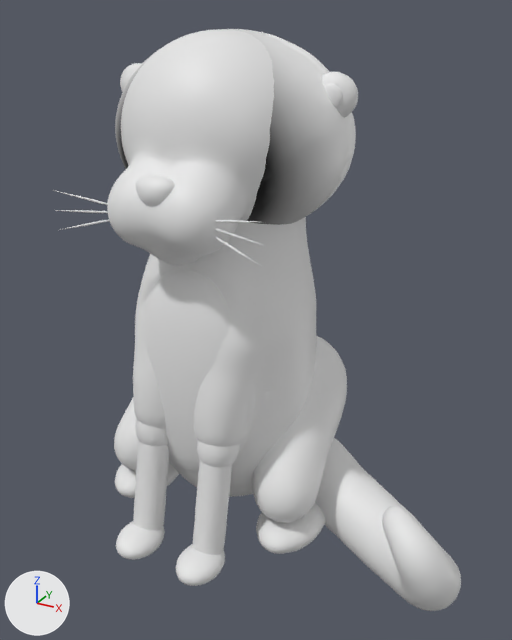
The glTF model client/src/avatar/models/otter.glb as it was, and as the next commit left it.
The view is the same before and after, from a 50 mm lens placed at (1.89, -3.07, 0.57), pointed at (0.28, -0.14, -0.89). The axes (+X, +Y, +Z) are drawn at lower left. The lights are the same throughout. The older version comes first. Where no turn or scale is listed for an object, it has been applied to the vertices. Vertices at exactly the same position are counted once.

The first picture shows 'arm_L_upper', 'arm_R_upper', 'chest', 'face', 'foot_L_pad', 'foot_R_pad', 'forearm_L_fur', 'forearm_L_paw', 'forearm_R_fur', 'forearm_R_paw', 'head_fur', 'tail_fur', 'thigh_L', 'thigh_R', 'torso' and 11 more.
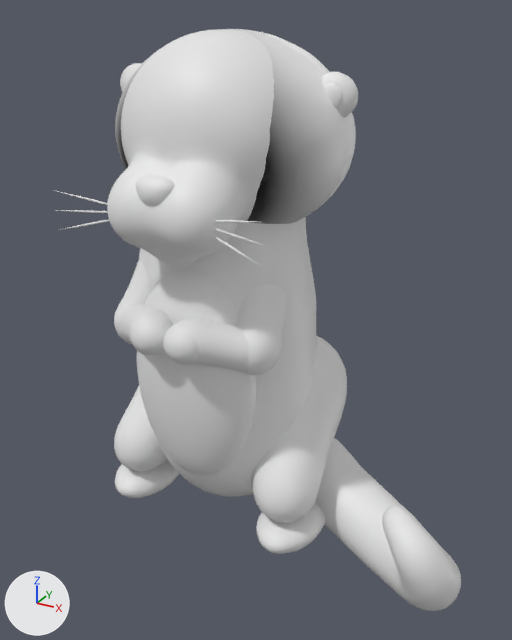
Location of each change, [x1, y1, x2, y2] in pixels of the pictures (512 x 640 px; the box of a moved part takes in the faces that stretch with it):
'torso', reshaped
    before: [133, 217, 317, 497]
    after: [139, 217, 317, 497]
'forearm_R_fur', reshaped
    before: [192, 460, 232, 555]
    after: [176, 318, 249, 372]
'arm_R_upper', reshaped
    before: [197, 440, 240, 467]
    after: [236, 284, 287, 375]
'forearm_L_fur', reshaped (51% wider, 56% shorter)
    before: [133, 440, 169, 530]
    after: [118, 304, 173, 343]
'forearm_R_paw', reshaped
    before: [176, 544, 225, 586]
    after: [163, 324, 198, 365]
'forearm_L_paw', reshaped
    before: [116, 521, 165, 560]
    after: [130, 317, 170, 356]
'arm_L_upper', reshaped
    before: [135, 419, 168, 446]
    after: [114, 259, 149, 344]
part 2 of me_forearm_l_fur, deleted
    before: [133, 440, 169, 530]
part 3 of me_forearm_l_fur, added
    after: [118, 304, 173, 343]
part 4 of me_forearm_l_paw, deleted
    before: [116, 521, 165, 560]
part 5 of me_forearm_l_paw, added
    after: [130, 317, 170, 356]
part 7 of me_forearm_r_fur, deleted
    before: [192, 460, 232, 555]
part 8 of me_forearm_r_fur, added
    after: [176, 318, 249, 372]
part 9 of me_forearm_r_paw, deleted
    before: [176, 544, 225, 586]
part 10 of me_forearm_r_paw, added
    after: [163, 324, 198, 365]
part 11 of me_torso, moved or reshaped
    before: [133, 224, 283, 497]
    after: [139, 223, 283, 497]

Edits to the bpy script that builds the scene:
```text
Change me_arm_l_upper:
    remove me_arm_l_upper.from_pydata(...)  # 652 vertices, 1300 faces; spans x -0.324..-0.075, y -0.519..-0.132, z -1.661..-0.871
    add me_arm_l_upper.from_pydata(...)  # 552 vertices, 1100 faces; spans x -0.49..-0.166, y -0.424..0.024, z -1.104..-0.578
    me_arm_l_upper part 1: 652 vertices removed from x -0.324..-0.075, y -0.519..-0.132, z -1.661..-0.871; 552 vertices added at x -0.49..-0.166, y -0.424..0.024, z -1.104..-0.578
Change me_forearm_l_fur:
    remove me_forearm_l_fur.from_pydata(...)  # 451 vertices, 898 faces; spans x -0.287..-0.112, y -0.615..-0.336, z -2.186..-1.48
    add me_forearm_l_fur.from_pydata(...)  # 451 vertices, 898 faces; spans x -0.461..-0.004, y -0.597..-0.198, z -1.089..-0.797
    me_forearm_l_fur part 2: 451 vertices removed from x -0.287..-0.112, y -0.615..-0.336, z -2.186..-1.48
    me_forearm_l_fur part 3: 451 vertices added at x -0.461..-0.004, y -0.597..-0.198, z -1.089..-0.797
Change me_forearm_l_paw:
    remove me_forearm_l_paw.from_pydata(...)  # 352 vertices, 700 faces; spans x -0.32..-0.08, y -0.768..-0.453, z -2.223..-2.076
    add me_forearm_l_paw.from_pydata(...)  # 302 vertices, 600 faces; spans x -0.212..0.012, y -0.618..-0.422, z -1.013..-0.807
    me_forearm_l_paw part 4: 352 vertices removed from x -0.32..-0.08, y -0.768..-0.453, z -2.223..-2.076
    me_forearm_l_paw part 5: 302 vertices added at x -0.212..0.012, y -0.618..-0.422, z -1.013..-0.807
Change me_arm_r_upper:
    remove me_arm_r_upper.from_pydata(...)  # 652 vertices, 1300 faces; spans x 0.076..0.325, y -0.517..-0.133, z -1.66..-0.871
    add me_arm_r_upper.from_pydata(...)  # 552 vertices, 1100 faces; spans x 0.167..0.489, y -0.425..0.025, z -1.104..-0.578
    me_arm_r_upper part 6: 652 vertices removed from x 0.076..0.325, y -0.517..-0.133, z -1.66..-0.871; 552 vertices added at x 0.167..0.489, y -0.425..0.025, z -1.104..-0.578
Change me_forearm_r_fur:
    remove me_forearm_r_fur.from_pydata(...)  # 451 vertices, 898 faces; spans x 0.113..0.287, y -0.615..-0.336, z -2.186..-1.48
    add me_forearm_r_fur.from_pydata(...)  # 451 vertices, 898 faces; spans x 0.004..0.461, y -0.598..-0.197, z -1.088..-0.795
    me_forearm_r_fur part 7: 451 vertices removed from x 0.113..0.287, y -0.615..-0.336, z -2.186..-1.48
    me_forearm_r_fur part 8: 451 vertices added at x 0.004..0.461, y -0.598..-0.197, z -1.088..-0.795
Change me_forearm_r_paw:
    remove me_forearm_r_paw.from_pydata(...)  # 352 vertices, 700 faces; spans x 0.08..0.32, y -0.768..-0.453, z -2.223..-2.076
    add me_forearm_r_paw.from_pydata(...)  # 302 vertices, 600 faces; spans x -0.012..0.212, y -0.618..-0.422, z -1.013..-0.807
    me_forearm_r_paw part 9: 352 vertices removed from x 0.08..0.32, y -0.768..-0.453, z -2.223..-2.076
    me_forearm_r_paw part 10: 302 vertices added at x -0.012..0.212, y -0.618..-0.422, z -1.013..-0.807
Change me_torso:
    remove me_torso.from_pydata(...)  # 2502 vertices, 5000 faces; spans x -0.51..0.51, y -0.51..0.62, z -2.16..-0.02
    add me_torso.from_pydata(...)  # 2502 vertices, 5000 faces; spans x -0.51..0.51, y -0.42..0.62, z -2.16..-0.02
    me_torso part 11: 60 vertices moved from x -0.49..0.41, y -0.42..0.59, z -2.08..-0.03 to x -0.49..0.42, y -0.41..0.59, z -2.08..-0.03; 911 vertices removed from x -0.51..0.5, y -0.51..0.62, z -2.16..-0.02; 911 vertices added at x -0.51..0.51, y -0.42..0.62, z -2.16..-0.02
```
